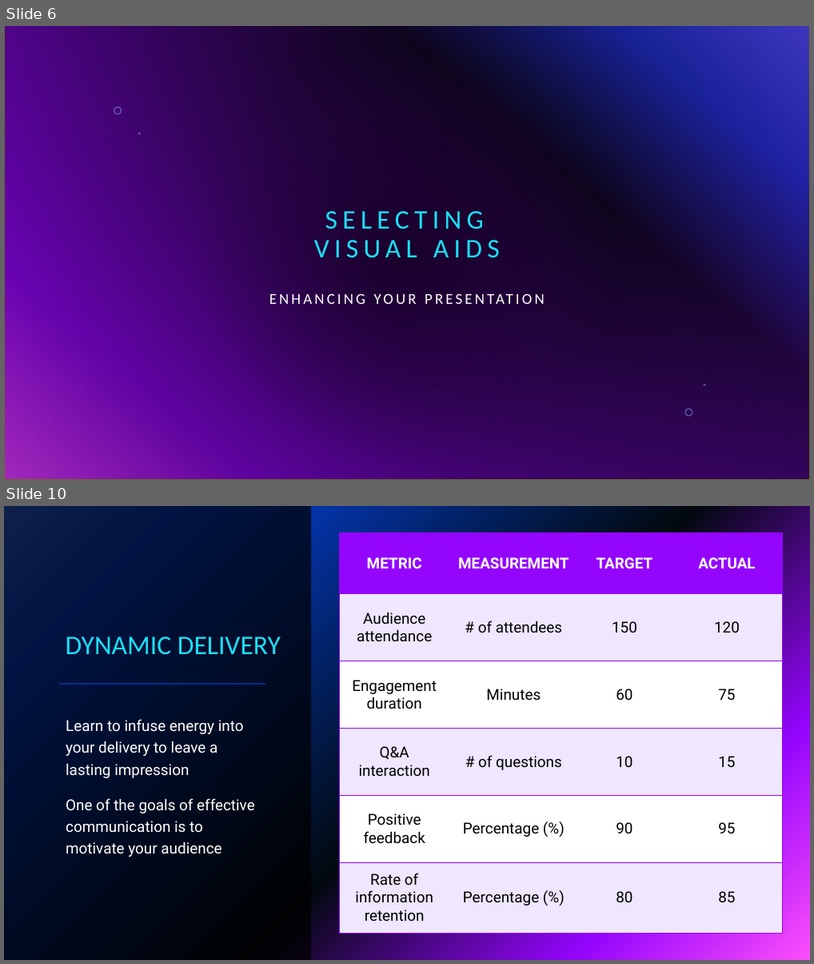
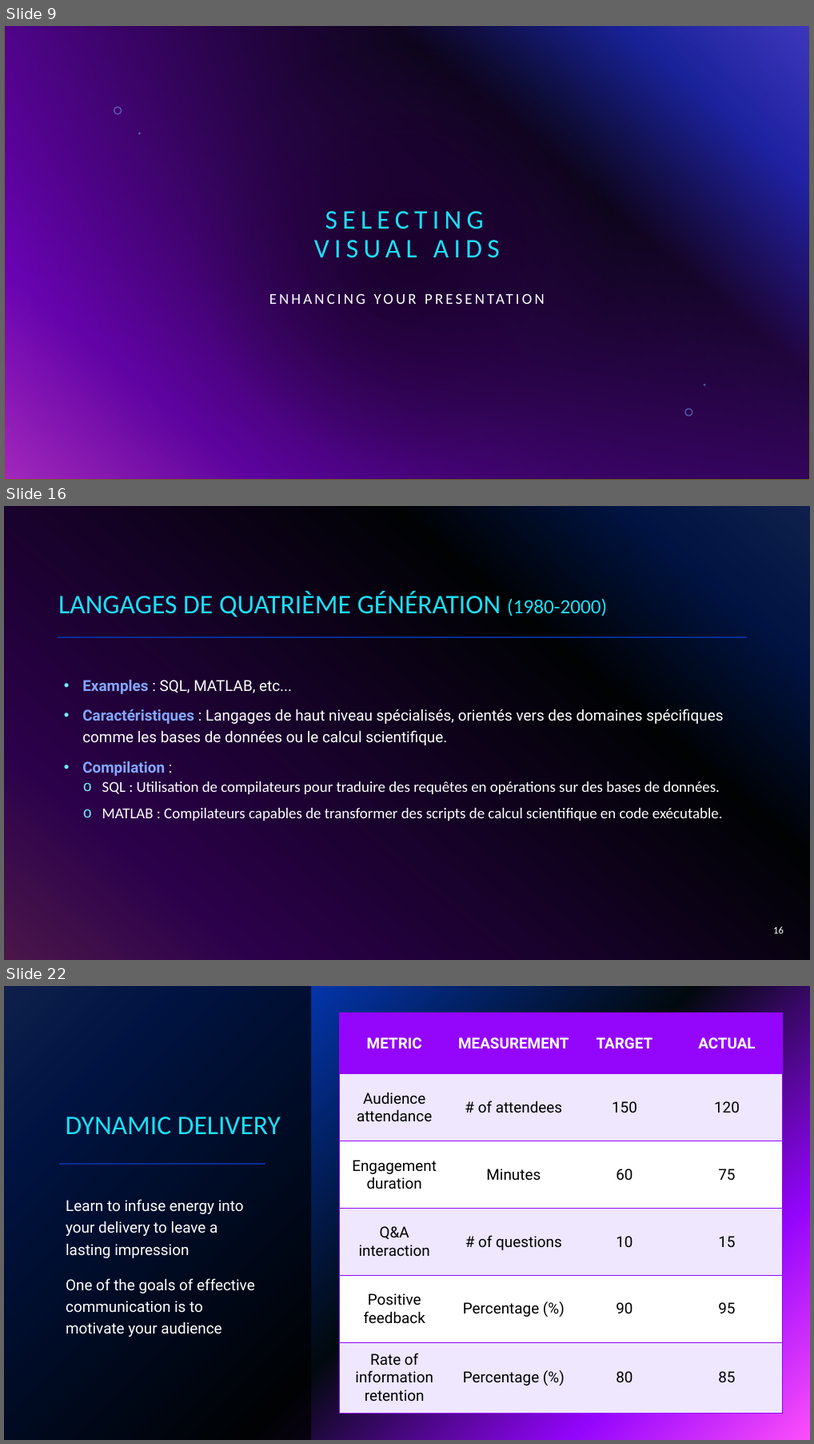
Before and after one commit to Firasss000/TLC, a slide deck: Theorie des langages.pptx. Shown one above the other, each under a label of ours: slides 6 and 10 before the commit, slides 9, 16 and 22 after it; the slides between them are not shown. The pictures are 814x964 and 814x1444 pixels, drawn with LibreOffice and Linux fonts; fonts in the diff are those of the drawing; background and template pictures are left out. Boxes give left, top, right and bottom in pixels: in the first picture for what was removed or moved away, otherwise in the second. Text is boxed around its words. In the diff, an @@ line names an element or a change of style, - is before the commit and + after.

```diff
--- a/Theorie des langages.pptx
+++ b/Theorie des langages.pptx
@@ slide 16 added at bbox=[4, 506, 810, 960], background gradient #316CFC to #0343DF to #02090E to #9405FC to #FC4EFB @@
@@ rectangle added at bbox=[4, 506, 810, 960], fill #000000 at 70% opacity @@
@@ title added at bbox=[58, 592, 607, 617], 32 pt, text #1CDFF5 @@
+LANGAGES DE QUATRIÈME GÉNÉRATION (1980-2000)
@@ line added from (58, 637) to (748, 637), #9405FC 2 pt @@
@@ text added at bbox=[82, 680, 723, 820], 18 pt, text #FFFFFF @@
+• Examples : SQL, MATLAB, etc...
+• Caractéristiques : Langages de haut niveau spécialisés, orientés vers des domaines spécifiques comme les bases de données ou le calcul scientifique.
+• Compilation :
+    o SQL : Utilisation de compilateurs pour traduire des requêtes en opérations sur des bases de données.
+    o MATLAB : Compilateurs capables de transformer des scripts de calcul scientifique en code exécutable.
@@ page number added at bbox=[774, 926, 784, 933], 12 pt, text #FFFFFF @@
+16
@@ what was slide 6 is now slide 9 @@
@@ what was slide 10 is now slide 22 @@
```
Also in this commit, not shown: 17 other slides added, 8 slides removed.
